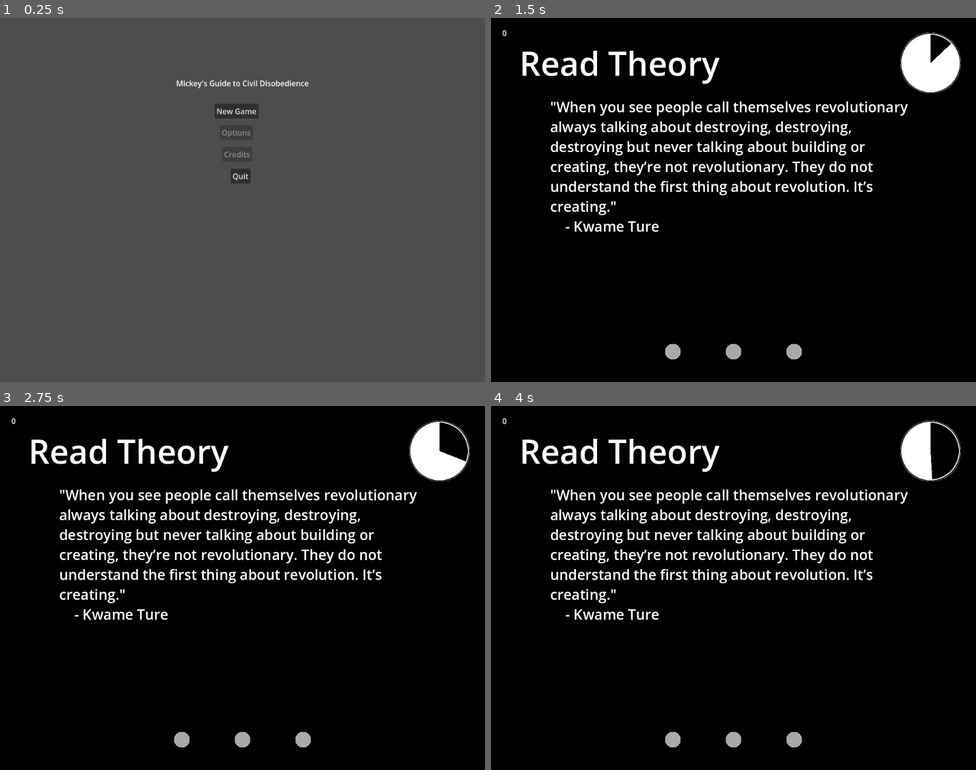
Above: before the commit, frames 1-4 (two rows, left to right).
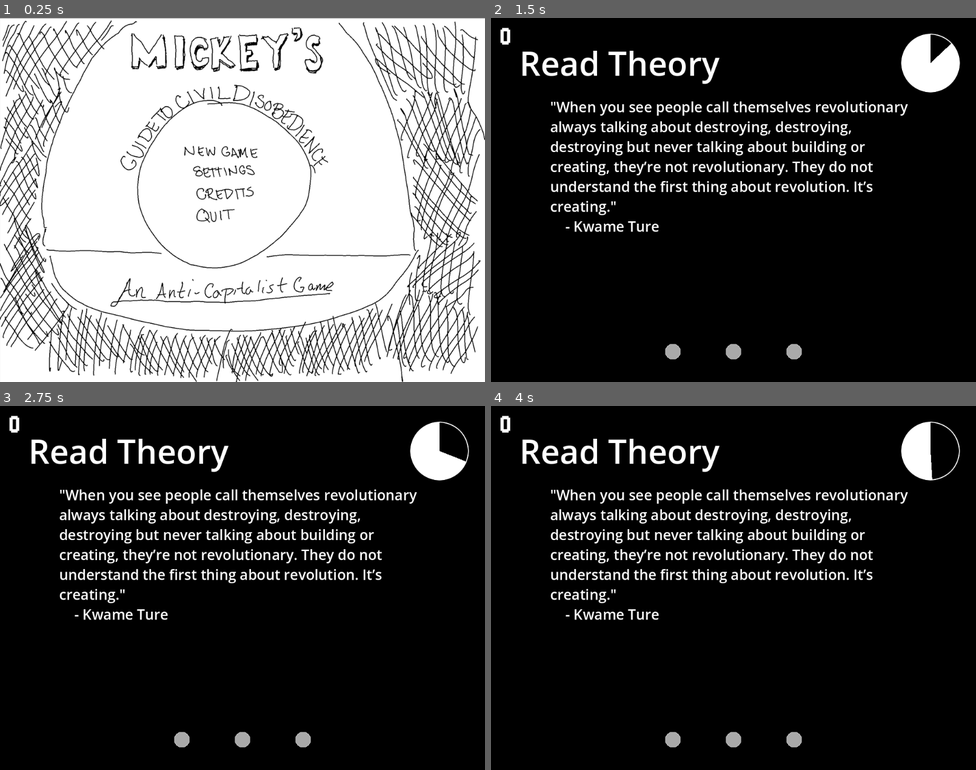
Above: after the commit, the same moments.

Repository: quixoticdicker/Mickey
Game: Godot game, scene res://Scenes/MainMenu.tscn
The game is run twice, just before and just after one commit, with the same random seed, the same clock (stepped at 60 frames per second) and the same inputs.
Inputs (mouse positions are in pixels of both pictures, inside the frame that each line leads up to):
- Up to frame 1 (0.25 s): no input
- Up to frame 2 (1.5 s): click "New Game" at 0.5 s; move the mouse to (840, 181) at 1.27 s; click (840, 181) at 1.35 s
- Up to frame 3 (2.75 s): move the mouse to (145, 606) at 2.02 s; click (145, 606) at 2.1 s
- Up to frame 4 (4 s): move the mouse to (782, 507) at 2.77 s; click (782, 507) at 2.85 s; move the mouse to (709, 660) at 3.52 s; click (709, 660) at 3.6 s

The runs differ from the first frame. In frame 1, 97% of the frame differs, in the area x 0-100%, y 0-100%; in frame 2, 0.2%; in frame 3, 0.2%; in frame 4, 0.2%.

Commit message:
fix timer outline, strikes, and score font

Diff:
--- a/GameRunner.gd
+++ b/GameRunner.gd
@@ -34,7 +34,7 @@
 		draw_circle(strike_position, 16, Color.DARK_GRAY)
 		draw_arc(strike_position, 16, 0, 360, 360, Color.LIGHT_GRAY)
 		if i < strike_count:
-			draw_line(strike_position + Vector2(-16, 16), strike_position + Vector2(16, -16), Color.DARK_RED, 4.0)
+			draw_line(strike_position + Vector2(-20, 20), strike_position + Vector2(20, -20), Color.FIREBRICK, 4.0)
 
 func _ready():
 	score_label = $Score
@@ -90,7 +90,14 @@
 	$Timer.value = 100.0 * (1 - (new_time / max_time))
 
 func update_score():
-	score_label.text = str(floor(score))
+	var int_score : int = floor(score)
+	var str_score = ""
+	while int_score >= 1000:
+		var lowest = int_score % 1000
+		str_score = "," + str(lowest) + str_score
+		int_score = floor(int_score / 1000)
+	str_score = str(int_score) + str_score
+	score_label.text = str_score
 
 func add_score(to_add):
 	if to_add <= 0:
--- a/Scenes/GameRunner.tscn
+++ b/Scenes/GameRunner.tscn
@@ -1,14 +1,19 @@
-[gd_scene load_steps=9 format=3 uid="uid://dgbd2rn8o3aj8"]
+[gd_scene load_steps=11 format=3 uid="uid://dgbd2rn8o3aj8"]
 
 [ext_resource type="Script" path="res://GameRunner.gd" id="1_n5vaf"]
-[ext_resource type="Texture2D" uid="uid://347b35tlmvm0" path="res://Assets/timer_inner.png" id="2_mye7r"]
-[ext_resource type="Texture2D" uid="uid://uyhl5b00yacf" path="res://Assets/timer_outer.png" id="3_6x57p"]
-[ext_resource type="Texture2D" uid="uid://bdtmaj5g207n5" path="res://Assets/timer_fill.png" id="4_m4gra"]
+[ext_resource type="Texture2D" uid="uid://bl288lnpu8bo0" path="res://Assets/Timer/timer_fill_smaller.png" id="2_ama5p"]
+[ext_resource type="FontFile" uid="uid://dfs2bap7rteni" path="res://Assets/Fonts/Jersey_10/Jersey10-Regular.ttf" id="2_f4cjd"]
+[ext_resource type="Texture2D" uid="uid://ckshij8jbw5rr" path="res://Assets/Timer/timer_outer_2px.png" id="3_42gbx"]
+[ext_resource type="Texture2D" uid="uid://bdtmaj5g207n5" path="res://Assets/Timer/timer_fill.png" id="4_m4gra"]
 [ext_resource type="PackedScene" uid="uid://be73boiej3eci" path="res://Scenes/PauseMenu.tscn" id="5_10s46"]
 [ext_resource type="PackedScene" uid="uid://7737vnit87qf" path="res://Scenes/InfoMenu.tscn" id="6_cuiu1"]
 [ext_resource type="Texture2D" uid="uid://oey6fko7bcv8" path="res://Assets/InfoButton.png" id="6_p62cb"]
 
 [sub_resource type="Theme" id="Theme_5qekn"]
+default_font = ExtResource("2_f4cjd")
+default_font_size = 64
+
+[sub_resource type="StyleBoxEmpty" id="StyleBoxEmpty_3oo6l"]
 
 [node name="GameRunner" type="Node2D"]
 z_index = 100
@@ -16,15 +21,15 @@
 
 [node name="Score" type="Label" parent="."]
 z_index = 100
-offset_left = 24.0
-offset_top = 20.0
-offset_right = 111.0
-offset_bottom = 77.0
+offset_left = 20.0
+offset_top = 4.0
+offset_right = 407.0
+offset_bottom = 74.0
 theme = SubResource("Theme_5qekn")
 theme_override_colors/font_shadow_color = Color(0, 0, 0, 1)
 theme_override_colors/font_outline_color = Color(0, 0, 0, 1)
 theme_override_constants/outline_size = 3
-text = "0"
+text = "3,572"
 
 [node name="Timer" type="TextureProgressBar" parent="."]
 z_index = 100
@@ -34,8 +39,8 @@
 offset_bottom = 159.0
 value = 60.0
 fill_mode = 4
-texture_under = ExtResource("2_mye7r")
-texture_over = ExtResource("3_6x57p")
+texture_under = ExtResource("2_ama5p")
+texture_over = ExtResource("3_42gbx")
 texture_progress = ExtResource("4_m4gra")
 
 [node name="PauseMenu" parent="." instance=ExtResource("5_10s46")]
@@ -59,6 +64,7 @@
 offset_top = 685.0
 offset_right = 80.0
 offset_bottom = 757.0
+theme_override_styles/focus = SubResource("StyleBoxEmpty_3oo6l")
 icon = ExtResource("6_p62cb")
 flat = true
 
--- a/Scenes/HeatExaustion.gd
+++ b/Scenes/HeatExaustion.gd
@@ -1 +1,4 @@
 extends Minigame
+
+func _calculate_score(score_mult : float, time_mult : float = 1.0) -> float:
+	return 1234567890
--- a/Scenes/MainMenu.tscn
+++ b/Scenes/MainMenu.tscn
@@ -1,6 +1,7 @@
-[gd_scene load_steps=2 format=3 uid="uid://dee654w3lkndh"]
+[gd_scene load_steps=3 format=3 uid="uid://dee654w3lkndh"]
 
 [ext_resource type="Script" path="res://Scenes/MainMenu.gd" id="1_lyjyr"]
+[ext_resource type="Texture2D" uid="uid://bmm4jugg2eh55" path="res://Assets/MainMenu.png" id="2_wxs2t"]
 
 [node name="Node2D" type="Node2D"]
 
@@ -21,34 +22,38 @@
 
 [node name="NewGameButton" type="Button" parent="Control"]
 layout_mode = 0
-offset_left = 453.0
-offset_top = 181.0
-offset_right = 546.0
-offset_bottom = 212.0
+offset_left = 383.0
+offset_top = 262.0
+offset_right = 548.0
+offset_bottom = 300.0
 text = "New Game"
 
 [node name="OptionsButton" type="Button" parent="Control"]
 layout_mode = 0
-offset_left = 464.0
-offset_top = 226.0
+offset_left = 407.0
+offset_top = 305.0
 offset_right = 534.0
-offset_bottom = 257.0
+offset_bottom = 342.0
 disabled = true
 text = "Options"
 
 [node name="CreditsButton" type="Button" parent="Control"]
 layout_mode = 0
-offset_left = 469.0
-offset_top = 272.0
+offset_left = 410.0
+offset_top = 352.0
 offset_right = 532.0
-offset_bottom = 303.0
+offset_bottom = 388.0
 disabled = true
 text = "Credits"
 
 [node name="QuitButton" type="Button" parent="Control"]
 layout_mode = 0
-offset_left = 487.0
-offset_top = 318.0
-offset_right = 529.0
-offset_bottom = 349.0
+offset_left = 412.0
+offset_top = 397.0
+offset_right = 498.0
+offset_bottom = 431.0
 text = "Quit"
+
+[node name="MainMenu" type="Sprite2D" parent="."]
+texture = ExtResource("2_wxs2t")
+centered = false
Binary file added: Assets/Fonts/Jersey_10/Jersey10-Regular.ttf
Not shown, added: Assets/Fonts/Jersey_10/Jersey10-Regular.ttf.import
Not shown, added: Assets/Fonts/Jersey_10/OFL.txt
Not shown, added: Assets/Fonts/Shadows_Into_Light/OFL.txt
Binary file added: Assets/Fonts/Shadows_Into_Light/ShadowsIntoLight-Regular.ttf
Not shown, added: Assets/Fonts/Shadows_Into_Light/ShadowsIntoLight-Regular.ttf.import
Binary file added: Assets/MainMenu.png
Not shown, added: Assets/MainMenu.png.import
Renamed: Assets/timer_fill.png -> Assets/Timer/timer_fill.png
Not shown, added: Assets/Timer/timer_fill.png.import
Binary file added: Assets/Timer/timer_fill_smaller.png
Not shown, added: Assets/Timer/timer_fill_smaller.png.import
(and 8 more such lines)
